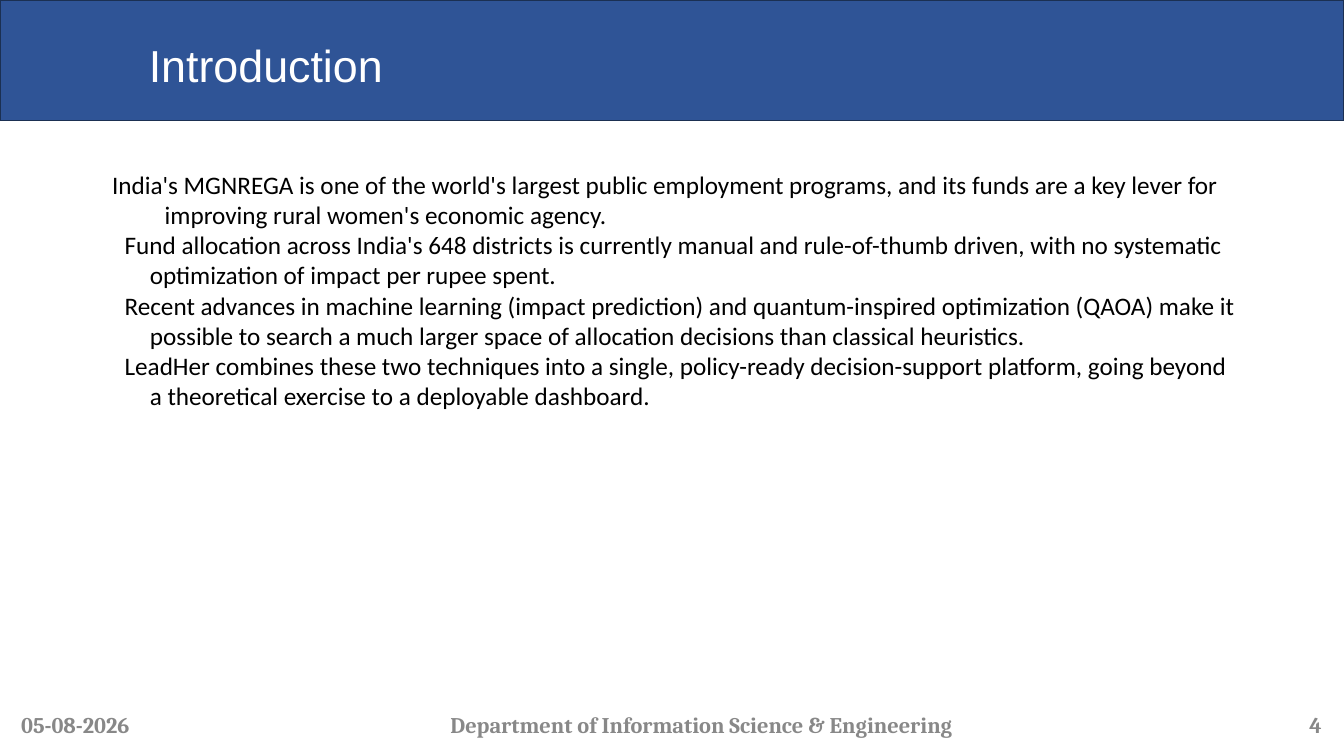
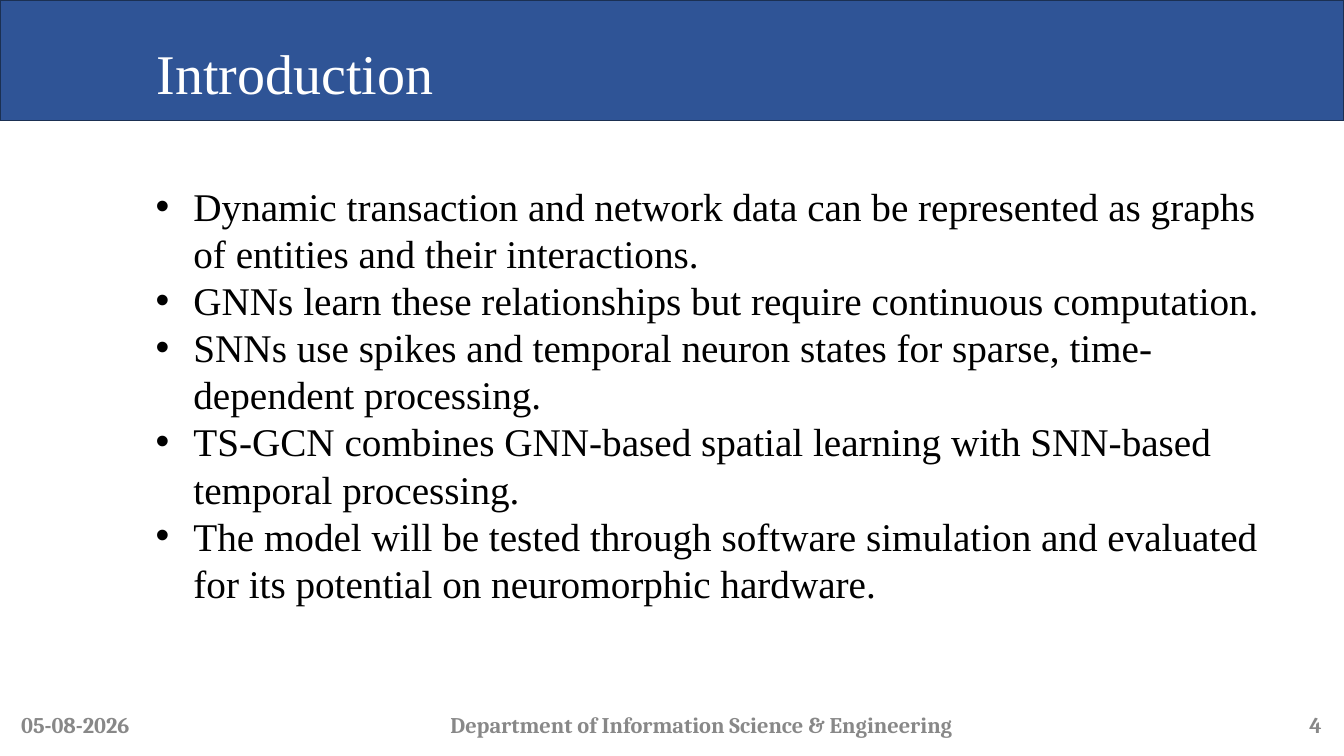
Before and after one commit to Dikshith-Manjunath/FS-Lab, a slide deck: slide 4 of A-08_TG-SNN.pptx. Drawn at 1344x756 pixels with LibreOffice and Linux fonts; fonts in the diff are those of the drawing; background and template pictures are left out. Boxes give left, top, right and bottom in pixels: in the first picture for what was removed or moved away, otherwise in the second. Text is boxed around its words. In the diff, an @@ line names an element or a change of style, - is before the commit and + after.

```diff
--- a/A-08_TG-SNN.pptx
+++ b/A-08_TG-SNN.pptx
@@ title "Introduction": place and size @@
-title "Introduction" at [149, 49, 383, 83]
+title "Introduction" at [157, 55, 434, 95]
@@ title "Introduction" at [157, 55, 434, 95]: size 32 to 40 pt, font Arial to Times New Roman @@
@@ text at [193, 193, 1258, 605]: text changed; size 18 to 28 pt; font Calibri to Times New Roman @@
-India's MGNREGA is one of the world's largest public employment programs, and its funds are a key lever for improving rural women's economic agency.
-Fund allocation across India's 648 districts is currently manual and rule-of-thumb driven, with no systematic optimization of impact per rupee spent.
-Recent advances in machine learning (impact prediction) and quantum-inspired optimization (QAOA) make it possible to search a much larger space of allocation decisions than classical heuristics.
-LeadHer combines these two techniques into a single, policy-ready decision-support platform, going beyond a theoretical exercise to a deployable dashboard.
+• Dynamic transaction and network data can be represented as graphs of entities and their interactions.
+• GNNs learn these relationships but require continuous computation.
+• SNNs use spikes and temporal neuron states for sparse, time-dependent processing.
+• TS-GCN combines GNN-based spatial learning with SNN-based temporal processing.
+• The model will be tested through software simulation and evaluated for its potential on neuromorphic hardware.
```
Also in this commit, not shown: 11 other slides changed, 1 other file.
